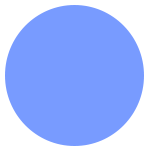
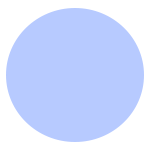
Before/after of a 150x150 layered artwork. What changed in the layer stack:
showed "rice", painted on it over 5, 5, 144, 146
hid "noodle", painted on it over 5, 5, 144, 146
